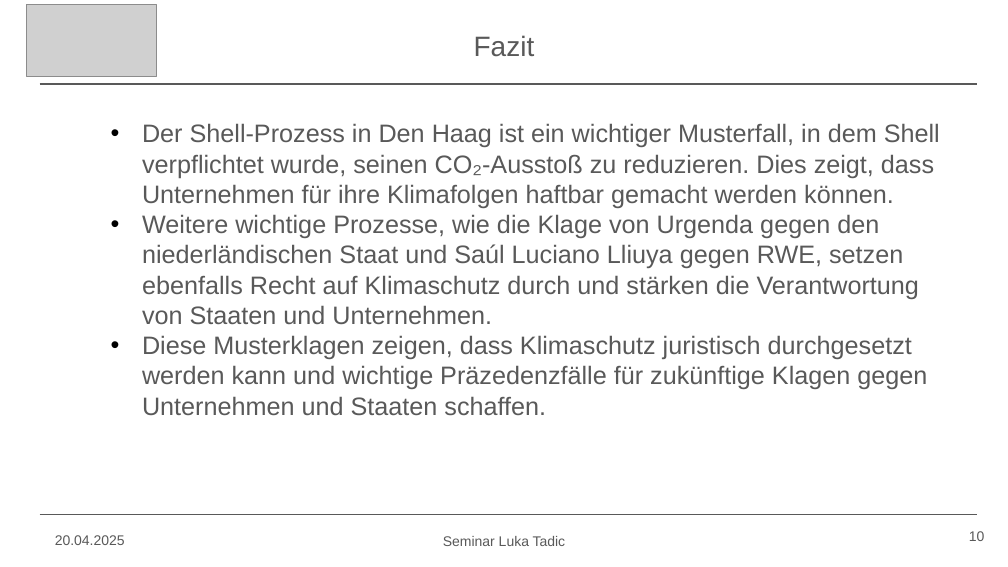
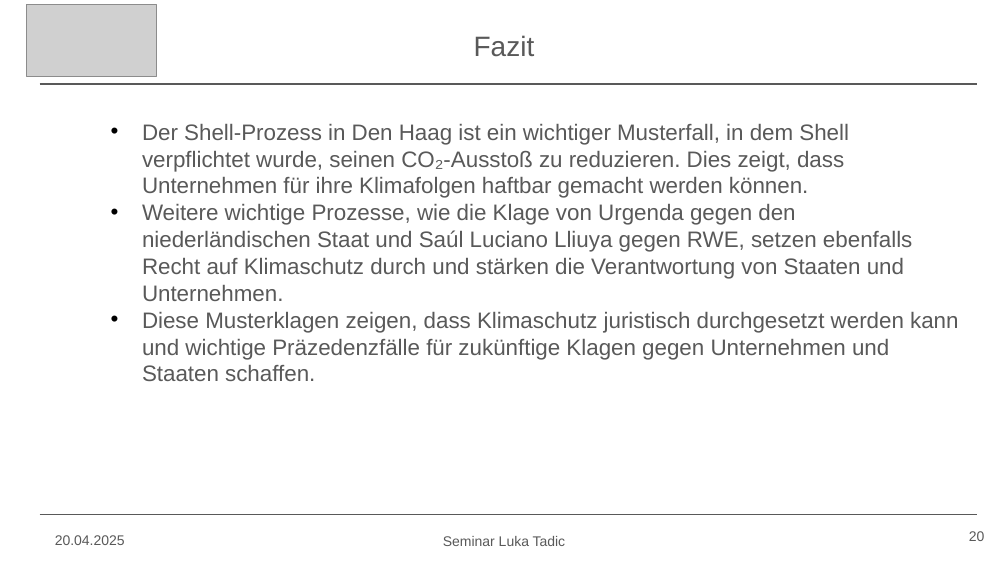
Before and after one commit to Lukiano12/Seminar, a slide deck: slide 20 of Seminar Präsentation.pptx (slide 10 before the commit). Drawn at 1008x567 pixels with LibreOffice and Linux fonts; fonts in the diff are those of the drawing; grey boxes stand for pictures. Boxes give left, top, right and bottom in pixels: in the first picture for what was removed or moved away, otherwise in the second. Text is boxed around its words. In the diff, an @@ line names an element or a change of style, - is before the commit and + after.

```diff
--- a/Seminar Präsentation.pptx
+++ b/Seminar Präsentation.pptx
@@ text "Der Shell-Prozess in Den Haag ..." at (x1=142, y1=124, x2=958, y2=381): size 18 to 16 pt @@
@@ page number at (x1=969, y1=531, x2=985, y2=541): text changed @@
-10
+20
```
Also in this commit, not shown: 8 other slides changed, 10 slides added.
